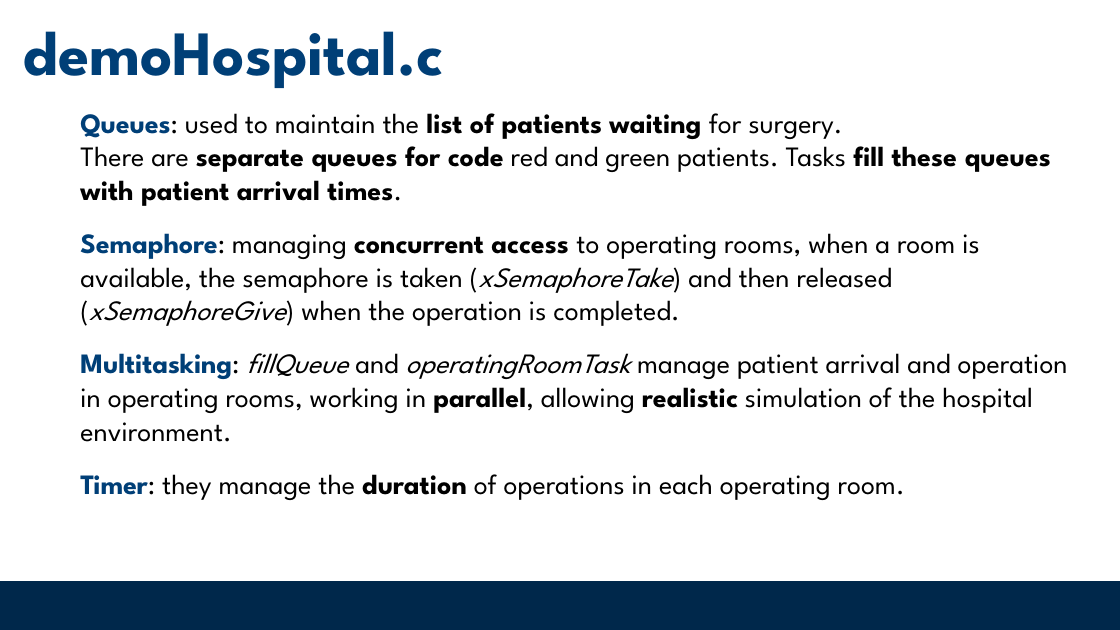
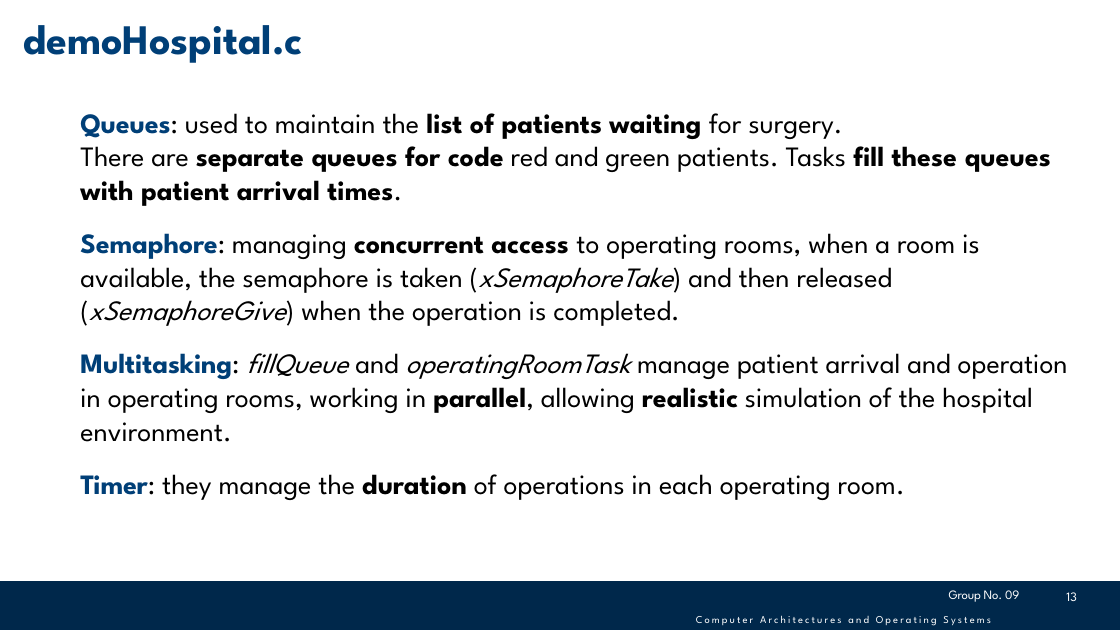
Before and after one commit to giovannidemaria/Polito-FreeRTOS-exploration, a slide deck: slide 13 of Documentation/HaclOSsim - Group09.pptx. Drawn at 1120x630 pixels with LibreOffice and Linux fonts; fonts in the diff are those of the drawing; background and template pictures are left out. Boxes give left, top, right and bottom in pixels: in the first picture for what was removed or moved away, otherwise in the second. Text is boxed around its words. In the diff, an @@ line names an element or a change of style, - is before the commit and + after.

```diff
--- a/Documentation/HaclOSsim - Group09.pptx
+++ b/Documentation/HaclOSsim - Group09.pptx
@@ title "demoHospital.c" at (23, 25, 302, 63): size 54 to 36 pt @@
@@ text added at (696, 590, 1019, 626), 9 pt, text #FFFFFF @@
+Group No. 09
+Computer Architectures and Operating Systems
@@ page number added at (1066, 592, 1076, 601), 11 pt, text #FFFFFF @@
+13
```
Also in this commit, not shown: 2 other slides changed, 1 other file.
